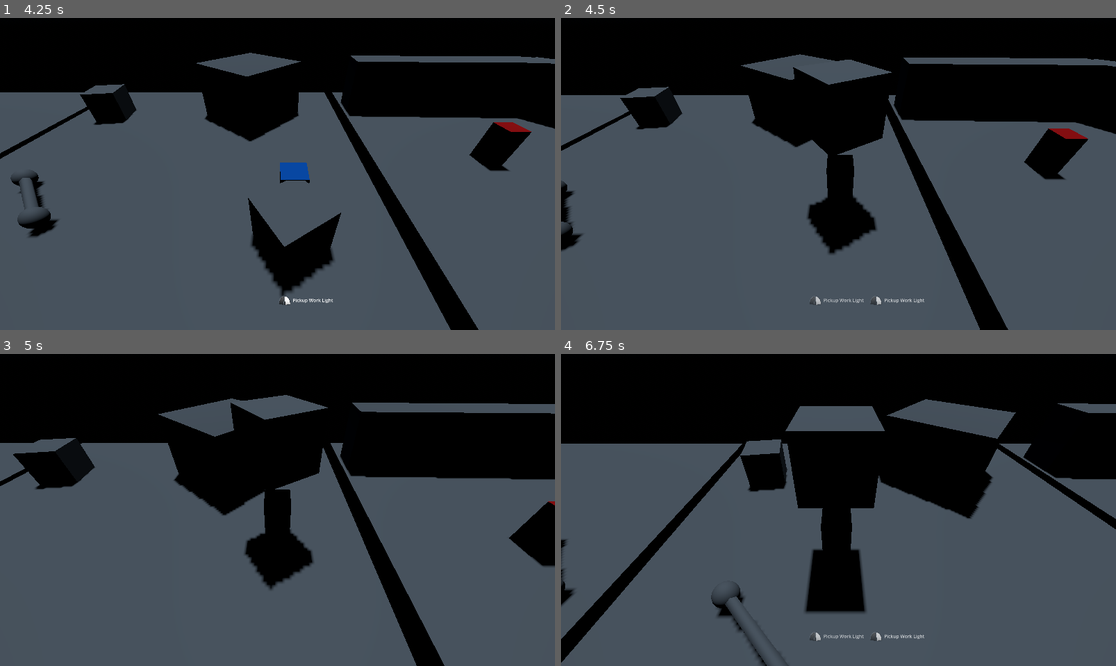
Above: before the commit, frames 1-4 (two rows, left to right).
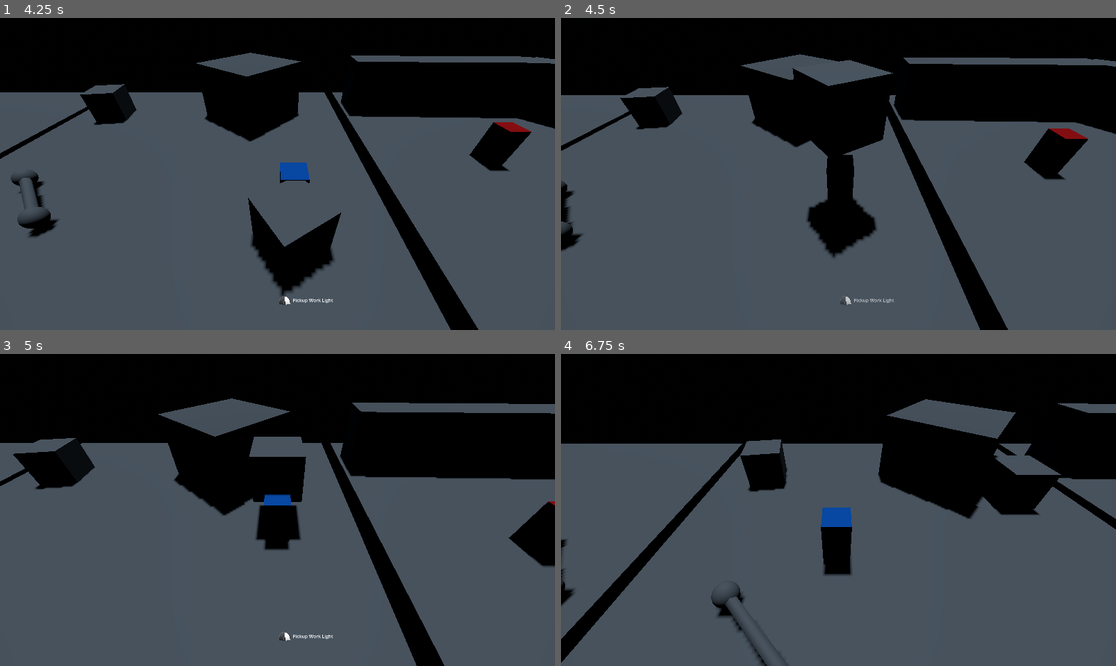
Above: after the commit, the same moments.

Repository: joshandersn/power
Game: Godot game, scene res://Scenes/main.tscn
The game is run twice, just before and just after one commit, with the same random seed, the same clock (stepped at 60 frames per second) and the same inputs.
Inputs (mouse positions are in pixels of both pictures, inside the frame that each line leads up to):
- Up to frame 1 (4.25 s): click "Play" at 0.5 s; click "Play" at 1.25 s; tap Enter at 2 s; move the mouse to (399, 158) at 2.02 s; hold D (move_right) 2.03-2.78 s; right-click (399, 158) at 2.1 s; click (399, 158) at 2.3 s; move the mouse to (166, 189) at 2.77 s; hold S (move_down) 2.78-3.53 s; click (166, 189) at 2.85 s; tap E (use_cable) at 3.05, 3.6 s; move the mouse to (333, 105) at 3.52 s; hold D (move_right) from 3.53 s (still down); right-click (333, 105) at 3.8 s
- Up to frame 2 (4.5 s): move the mouse to (810, 236) at 4.27 s; release D (move_right) at 4.28 s; hold W (move_up) from 4.28 s (still down); right-click (810, 236) at 4.35 s
- Up to frame 3 (5 s): keep holding W (move_up); click (249, 572) at 4.55 s
- Up to frame 4 (6.75 s): move the mouse to (1005, 556) at 5.02 s; release W (move_up) at 5.03 s; hold A (move_left) 5.03-6.53 s; click (1005, 556) at 5.1 s; tap E (use_cable) at 5.3, 5.85 s; move the mouse to (672, 463) at 5.77 s; right-click (672, 463) at 6.05 s; move the mouse to (866, 510) at 6.52 s; hold S (move_down) from 6.53 s (still down); right-click (866, 510) at 6.6 s

Frame 1 is identical in both runs. In frame 2, 0.6% of the frame differs, in the area x 41-66%, y 13-92%; in frame 3, 3.6%; in frame 4, 8.2%, in the area x 40-91%, y 16-92%.

Commit message:
connection logic improved

Diff:
--- a/Entities/player.gd
+++ b/Entities/player.gd
@@ -8,6 +8,7 @@
 var picked_up_item: Node3D
 var held_plug: Node3D
 var can_pickup := true
+var detected_plug: Node3D
 
 func replace_plug_node(object, new_object) -> void:
 	if "cable_a" in object.get_parent():
@@ -18,13 +19,9 @@
 			object.get_parent().cable_b = new_object
 
 func pickup(object: Node3D) -> void:
-	if object.item_resource.plug:
-		picked_up_item = object
-	else:
-		picked_up_item = object
-		object.reparent($PickupPos)
-		object.position = Vector3.ZERO
-		object.freeze = true
+	picked_up_item = object
+	object.freeze = true
+	detected_plug = null
 	can_pickup = false
 	$PickupTimer.start()
 
@@ -32,6 +29,16 @@
 	picked_up_item = null
 	for i in $PickupPos.get_children():
 		i.queue_free()
+
+func throw_item() -> void:
+	if picked_up_item:
+		picked_up_item.freeze = false
+		picked_up_item.linear_velocity = Game.player_last_direction * throw_power
+		var dir = Game.player_last_direction.normalized()
+		picked_up_item.rotation.y = atan2(-dir.x, -dir.z)
+		picked_up_item = null
+	else:
+		push_warning("no item is held!")
 
 func drop_item() -> void:
 	if picked_up_item:
@@ -41,12 +48,19 @@
 			Game.reparent_to_world.emit(picked_up_item)
 			picked_up_item.position = $PickupPos.global_position
 		picked_up_item.freeze = false
-		picked_up_item.linear_velocity = Game.player_last_direction * throw_power
 		var dir = Game.player_last_direction.normalized()
 		picked_up_item.rotation.y = atan2(-dir.x, -dir.z)
 		picked_up_item = null
 	else:
 		push_warning("no item is held!")
+
+func unplug_cable():
+	if picked_up_item == null:
+		if detected_plug:
+			detected_plug.disconnect_plug()
+			picked_up_item = detected_plug
+			detected_plug = null
+
 
 func _input(_event: InputEvent) -> void:
 	if Input.is_action_just_pressed("pickup"):
@@ -54,10 +68,14 @@
 			pickup(pickup_field[0])
 		elif picked_up_item:
 			drop_item()
+	if Input.is_action_just_pressed("throw") and picked_up_item:
+		throw_item()
+	if Input.is_action_just_pressed("use_cable"):
+		unplug_cable()
 
 
 func _physics_process(delta: float) -> void:
-	if picked_up_item and picked_up_item.item_resource.plug:
+	if picked_up_item:
 		picked_up_item.global_position = $PickupPos.global_position
 
 	if not is_on_floor():
@@ -85,6 +103,10 @@
 	else:
 		push_warning(body, ' is not a valid item')
 
+	#if body.is_in_group("Socket") and body.output_node:
+		#Game.push_prompt.emit(load("res://UI/Prompts/plug.tres"), 0)
+		#detected_plug = body.output_node
+
 func _on_pickup_field_body_exited(body: Node3D) -> void:
 	if "item_resource" in body:
 		pickup_field.erase(body)
@@ -97,7 +119,6 @@
 func _on_pickup_timer_timeout() -> void:
 	can_pickup = true
 
-var detected_plug: Node3D
 
 func _on_pickup_field_area_entered(area: Area3D) -> void:
 	if area.is_in_group("Socket") and area.output_node:
--- a/Gadgets/boiler.gd
+++ b/Gadgets/boiler.gd
@@ -1,6 +1,6 @@
 extends Area3D
 
-var output: Node3D
+var output_node: Node3D
 var power := 100000.0
 var power_current := 5.0
 const is_output := true
@@ -14,21 +14,25 @@
 	object.rotation.y = atan2(-dir.x, -dir.z)
 
 func _on_body_entered(body: Node3D) -> void:
-	if output:
-		eject_object(output)
+	if output_node and "plugged_into" in body:
+		eject_object(output_node)
 		body.plugged_into = null
-		output.is_reciever = false
-		output = null
+		output_node.is_reciever = false
+		output_node = null
 	if body.item_resource.plug:
 		print("hey?")
-		output = body
-		output.freeze = true
-		output.plugged_into = self
-		output.is_reciever = true
-		output.pass_power(power_current)
-		output.global_position = $PlugPos.global_position
+		output_node = body
+		output_node.freeze = true
+		output_node.plugged_into = self
+		output_node.is_reciever = true
+		output_node.pass_power(power_current)
+		output_node.global_position = $PlugPos.global_position
 		$ServeTimer.start()
 
 func _on_serve_timer_timeout() -> void:
-	if power >= power_current:
-		output.pass_power(power_current)
+	if output_node.plugged_into:
+		if power >= power_current:
+			output_node.pass_power(power_current)
+	else:
+		output_node = null
+		$ServeTimer.stop()
--- a/Gadgets/boiler.tscn
+++ b/Gadgets/boiler.tscn
@@ -8,10 +8,9 @@
 [sub_resource type="BoxMesh" id="BoxMesh_i45vt"]
 material = ExtResource("2_vmb2p")
 
-[node name="Boiler" type="Area3D"]
-collision_layer = 0
-collision_mask = 2
-monitorable = false
+[node name="Boiler" type="Area3D" groups=["Socket"]]
+collision_layer = 8
+collision_mask = 10
 script = ExtResource("1_mnqfa")
 
 [node name="CollisionShape3D" type="CollisionShape3D" parent="."]
--- a/Items/WorkLight.tscn
+++ b/Items/WorkLight.tscn
@@ -1,10 +1,11 @@
-[gd_scene load_steps=8 format=3 uid="uid://dvu5rhbq64dqb"]
+[gd_scene load_steps=9 format=3 uid="uid://dvu5rhbq64dqb"]
 
 [ext_resource type="PackedScene" uid="uid://c4psucw2hky4q" path="res://Gadgets/ConeLight.tscn" id="1_283g0"]
 [ext_resource type="Script" path="res://Items/work_light.gd" id="1_stoc6"]
 [ext_resource type="Script" path="res://Resources/res_item.gd" id="2_6vmfs"]
+[ext_resource type="Script" path="res://Items/plug_detect.gd" id="4_s8lqt"]
 
-[sub_resource type="Resource" id="Resource_a7ixn"]
+[sub_resource type="Resource" id="Resource_xlfvl"]
 script = ExtResource("2_6vmfs")
 scene = null
 title = "Work Light"
@@ -22,11 +23,11 @@
 [sub_resource type="SphereShape3D" id="SphereShape3D_83ln2"]
 radius = 0.756222
 
-[node name="WorkLight" type="RigidBody3D" groups=["Item"]]
+[node name="WorkLight" type="RigidBody3D" groups=["Item", "Socket"]]
 collision_layer = 2
 lock_rotation = true
 script = ExtResource("1_stoc6")
-item_resource = SubResource("Resource_a7ixn")
+item_resource = SubResource("Resource_xlfvl")
 
 [node name="MeshInstance3D" type="MeshInstance3D" parent="."]
 mesh = SubResource("BoxMesh_jxper")
@@ -37,10 +38,10 @@
 [node name="ConeLight" parent="." instance=ExtResource("1_283g0")]
 transform = Transform3D(1, 0, 0, 0, 1, 0, 0, 0, 1, 0, 0, -0.610479)
 
-[node name="PlugDetect" type="Area3D" parent="."]
+[node name="PlugDetect" type="Area3D" parent="." groups=["Socket"]]
 collision_layer = 8
 collision_mask = 8
-monitorable = false
+script = ExtResource("4_s8lqt")
 
 [node name="CollisionShape3D" type="CollisionShape3D" parent="PlugDetect"]
 shape = SubResource("SphereShape3D_83ln2")
--- /dev/null
+++ b/Items/plug_detect.gd
@@ -0,0 +1,3 @@
+extends Area3D
+
+@onready var output_node = $"..".output_node
--- a/Items/plug_head.gd
+++ b/Items/plug_head.gd
@@ -14,7 +14,23 @@
 	other_plug.connected_to_power = true
 	if plugged_into and plugged_into.is_output:
 		if other_plug.plugged_into:
-			print("work")
 			other_plug.plugged_into.receive_power(amt)
-	elif other_plug.plugged_into.is_output:
+	elif other_plug.plugged_into.dis_output:
 		plugged_into.receive_power(amt)
+
+func get_current():
+	if connected_to_power and other_plug.plugged_into:
+		return true
+	else:
+		return false
+
+
+func disconnect_plug() -> void:
+	connected_to_power = false
+	print(get_current())
+	var recent_plug = plugged_into
+	plugged_into = null
+	if "update_item" in recent_plug:
+		recent_plug.update_item()
+	if "update_item" in other_plug.plugged_into:
+		other_plug.plugged_into.update_item()
--- a/Items/work_light.gd
+++ b/Items/work_light.gd
@@ -2,11 +2,9 @@
 extends RigidBody3D
 
 @export var item_resource: res_item
-@export var input: Node3D
+@export var output_node: Node3D
 const is_output := false
 
-
-var is_inserted: bool
 
 func _ready() -> void:
 	item_resource = load("res://Items/WorkLight.tres").duplicate()
@@ -15,11 +13,11 @@
 	update_item()
 
 func update_item() -> void:
-	if input.connected_to_power:
-		print("getting powr")
+	if output_node and output_node.get_current():
 		$ConeLight.active = true
 	else:
 		$ConeLight.active = false
+	print("cone ", $ConeLight.active)
 	$ConeLight.update_item()
 
 func eject_object(object) -> void:
@@ -30,14 +28,14 @@
 	object.rotation.y = atan2(-dir.x, -dir.z)
 
 func _process(_delta: float) -> void:
-	if input:
-		input.global_position = $PlugPos.global_position
+	if output_node:
+		output_node.global_position = $PlugPos.global_position
 
 func _on_plug_detect_body_entered(body: Node3D) -> void:
-	if input:
+	if output_node:
 		pass
-	if !input and body.item_resource.plug:
-		input = body
+	if !output_node and body.item_resource.plug:
+		output_node = body
 		body.freeze = true
 		body.plugged_into = self
 		body.global_position = $PlugPos.global_position
Not shown: 3 places in Scenes/level01.tscn that only renumber resources
